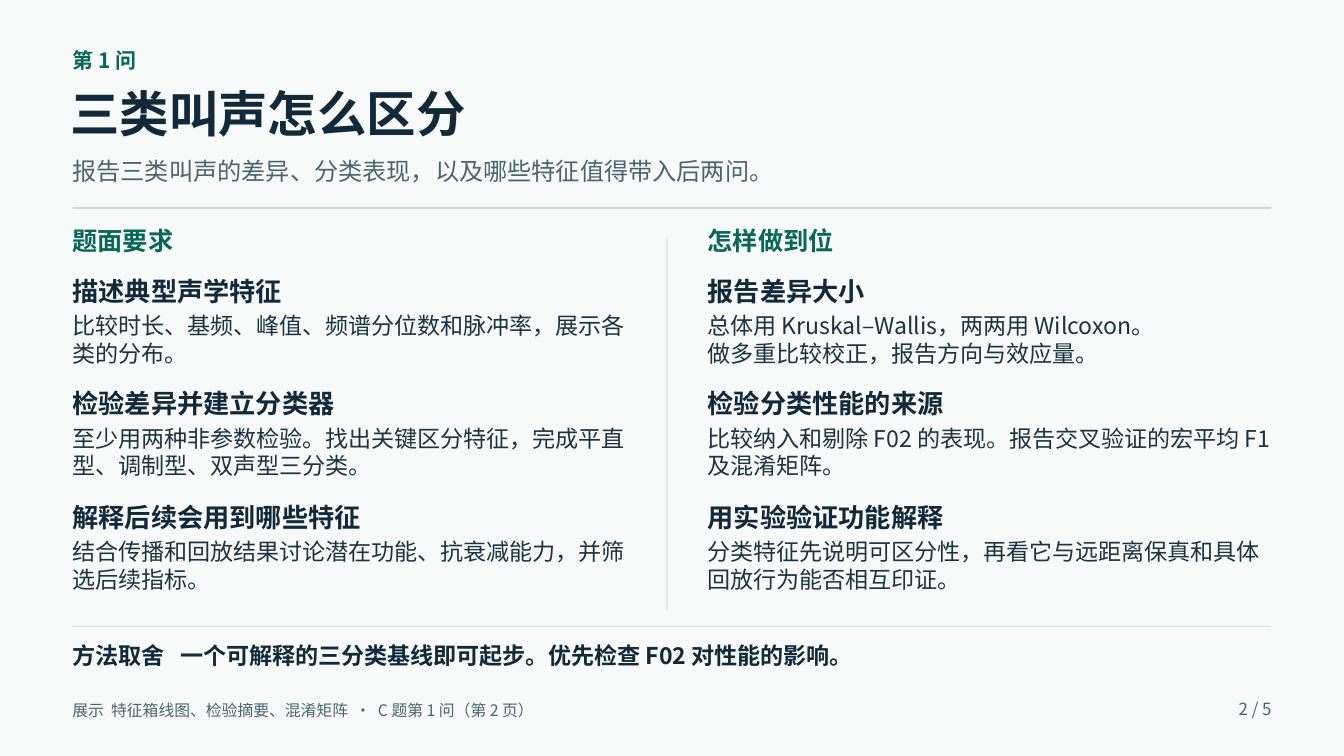
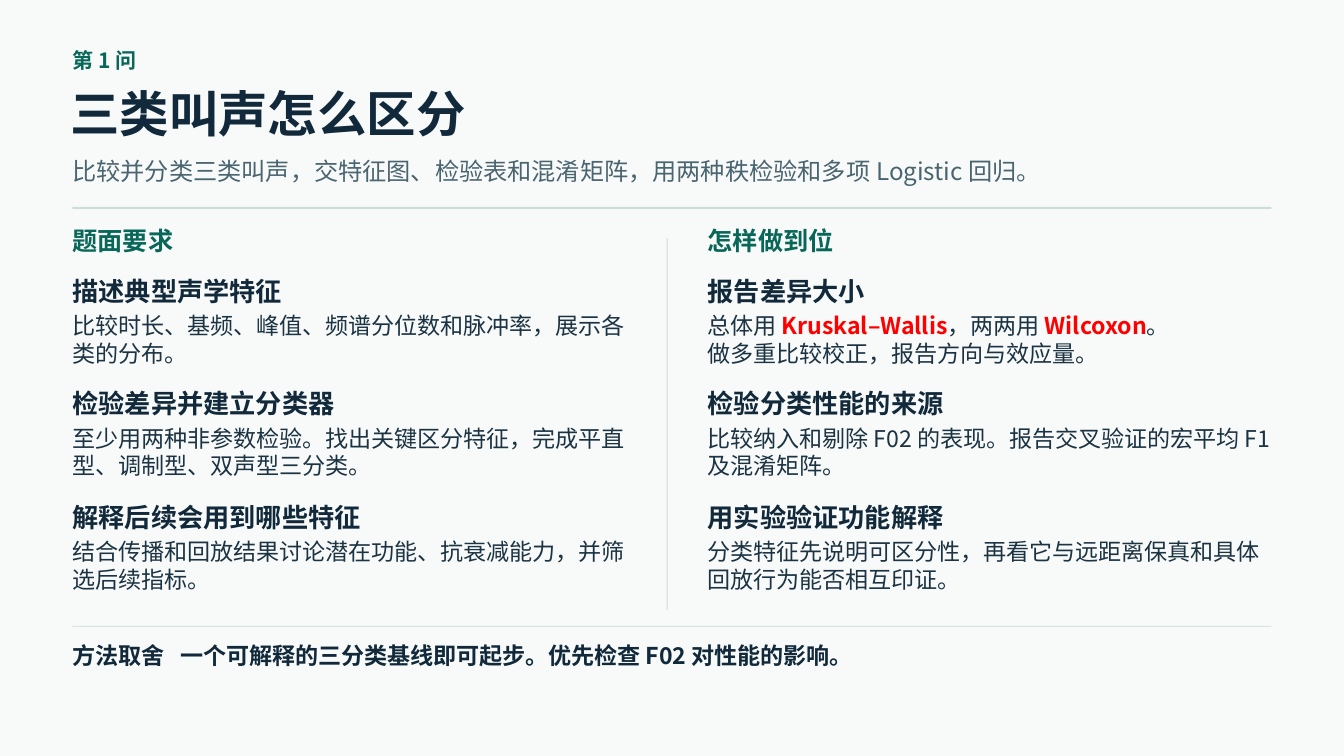
Before and after one commit to quanliangwen/1, a slide deck: slide 2 of APMCM/2026-C/APMCM-2026-C-Review-Guide.pptx. Drawn at 1344x756 pixels with LibreOffice and Linux fonts; fonts in the diff are those of the drawing. Boxes give left, top, right and bottom in pixels: in the first picture for what was removed or moved away, otherwise in the second. Text is boxed around its words. In the diff, an @@ line names an element or a change of style, - is before the commit and + after.

```diff
--- a/APMCM/2026-C/APMCM-2026-C-Review-Guide.pptx
+++ b/APMCM/2026-C/APMCM-2026-C-Review-Guide.pptx
@@ text at (x1=72, y1=159, x2=1041, y2=186): text changed @@
-报告三类叫声的差异、分类表现，以及哪些特征值得带入后两问。
+比较并分类三类叫声，交特征图、检验表和混淆矩阵，用两种秩检验和多项 Logistic 回归。
@@ text at (x1=708, y1=314, x2=1170, y2=337): text colour #1C3343 to #FF0000, bold on in "Kruskal–Wallis，两两用 Wilcoxon。" @@
@@ text removed at (x1=72, y1=702, x2=534, y2=718) @@
-展示 特征箱线图、检验摘要、混淆矩阵 · C 题第 1 问（第 2 页）
@@ text removed at (x1=1239, y1=702, x2=1271, y2=715) @@
-2 / 5
```
Also in this commit, not shown: 4 other slides changed.
